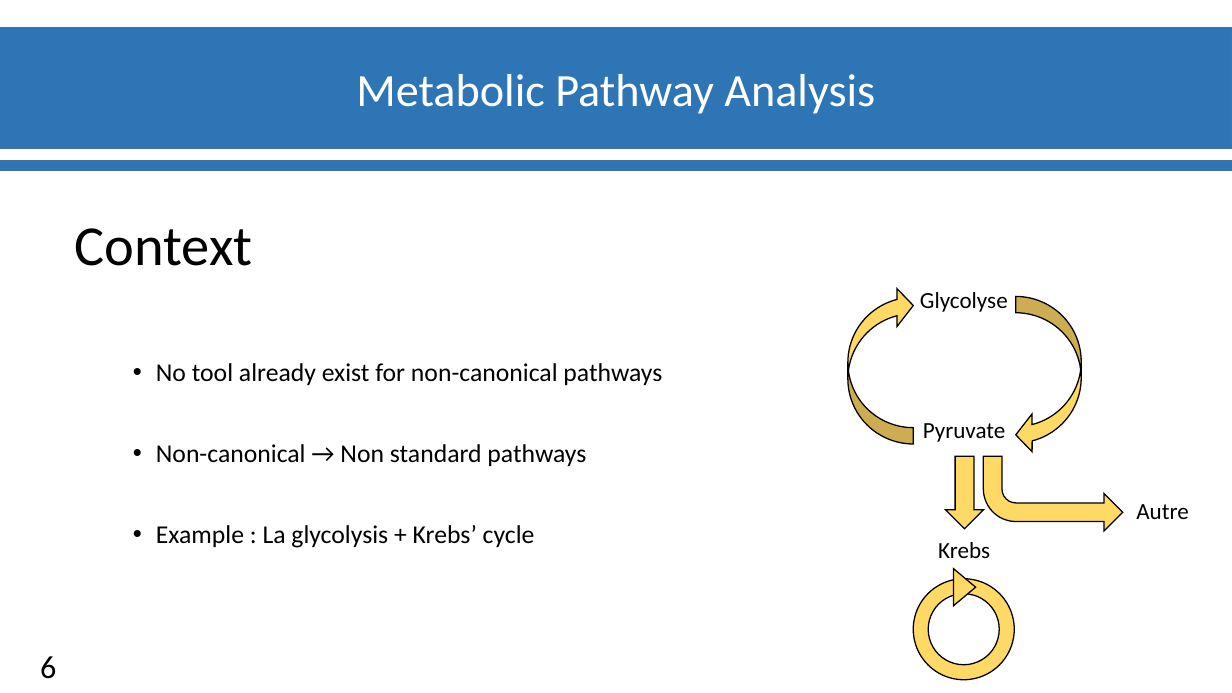
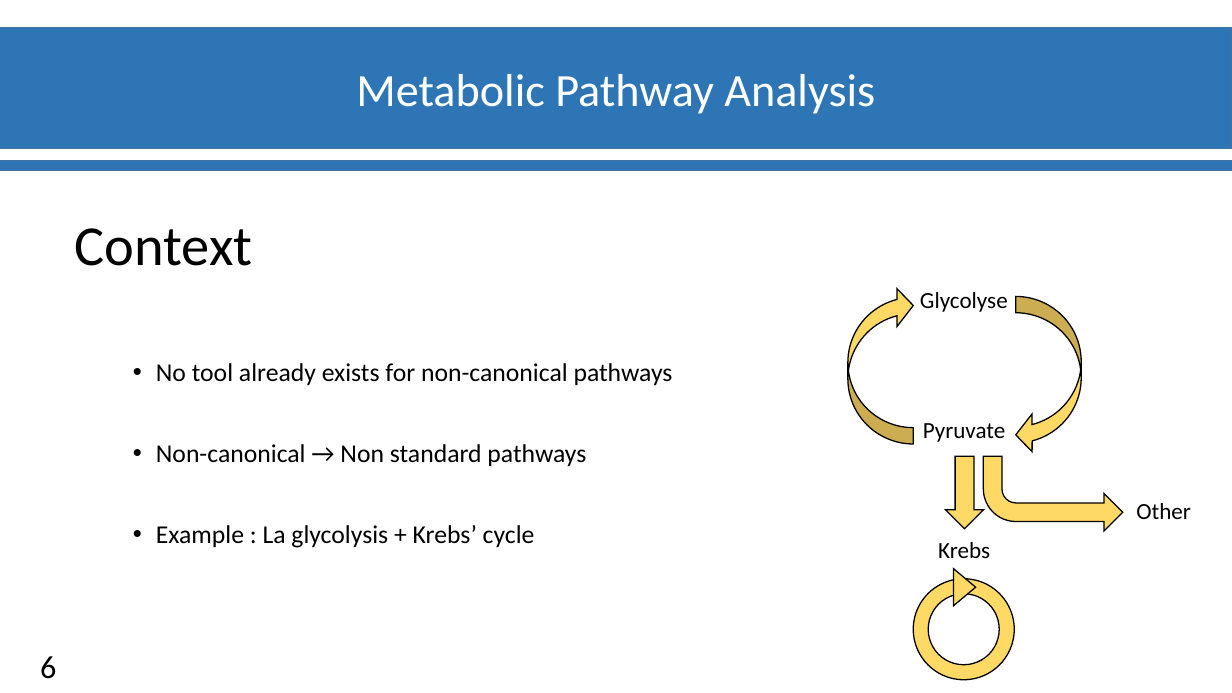
Before and after one commit to materrien/Projet-INSERM, a slide deck: slide 7 of Diapos_Suivit_projet.pptx. Drawn at 1232x693 pixels with LibreOffice and Linux fonts; fonts in the diff are those of the drawing; background and template pictures are left out. Boxes give left, top, right and bottom in pixels: in the first picture for what was removed or moved away, otherwise in the second. Text is boxed around its words. In the diff, an @@ line names an element or a change of style, - is before the commit and + after.

```diff
--- a/Diapos_Suivit_projet.pptx
+++ b/Diapos_Suivit_projet.pptx
@@ text at (156,363,673,385): text changed @@
-• No tool already exist for non-canonical pathways
+• No tool already exists for non-canonical pathways
@@ text at (1136,503,1191,519): text changed @@
-Autre
+Other
```
Also in this commit, not shown: 7 other slides changed.
